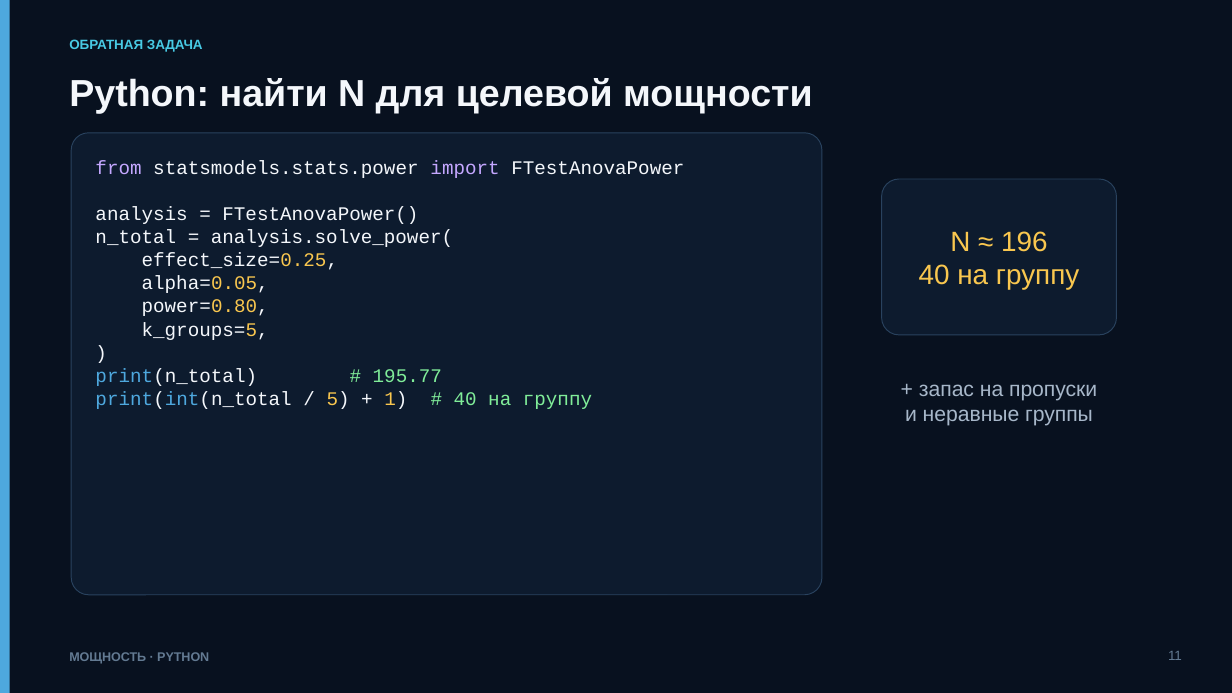
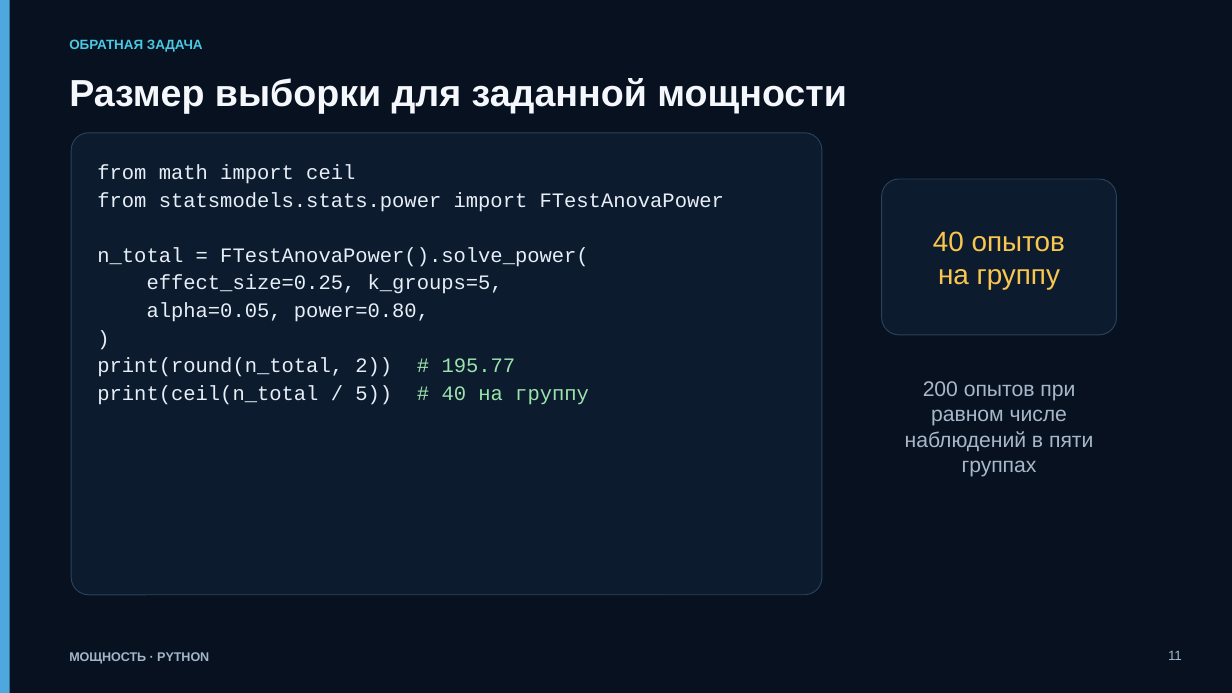
Before and after one commit to ashrpv/computer_science_in_nanoscience, a slide deck: slide 11 of slides/07-random_effects_and_blocks.pptx. Drawn at 1232x693 pixels with LibreOffice and Linux fonts; fonts in the diff are those of the drawing. Boxes give left, top, right and bottom in pixels: in the first picture for what was removed or moved away, otherwise in the second. Text is boxed around its words. In the diff, an @@ line names an element or a change of style, - is before the commit and + after.

```diff
--- a/slides/07-random_effects_and_blocks.pptx
+++ b/slides/07-random_effects_and_blocks.pptx
@@ text at (69, 78, 847, 113): text changed @@
-Python: найти N для целевой мощности
+Размер выборки для заданной мощности
@@ text in rounded rectangle at (97, 165, 355, 184): paragraph added @@
+from math import ceil
@@ text in rounded rectangle at (97, 192, 724, 212): size 15 to 16 pt in "from statsmodels.stats.power import FTestAnovaPower", ")"; text colour #C4A7FF to #E6EEF7 in "from import"; text colour #F4F7FB to #E6EEF7 in "statsmodels.stats.power FTestAnovaPower", ")"; line spacing 1 to 1.12 @@
@@ text at (933, 231, 1065, 290): text changed @@
-N ≈ 196
-40 на группу
+40 опытов
+на группу
@@ text in rounded rectangle at (97, 247, 589, 322): text changed; size 15 to 16 pt; text colour #F4F7FB to #E6EEF7 @@
-analysis = FTestAnovaPower()
-n_total = analysis.solve_power(
-effect_size=0.25,
-alpha=0.05,
-power=0.80,
-k_groups=5,
+n_total = FTestAnovaPower().solve_power(
+effect_size=0.25, k_groups=5,
+alpha=0.05, power=0.80,
@@ text in rounded rectangle at (97, 358, 589, 405): text changed; size 15 to 16 pt; text colour #F4F7FB to #E6EEF7 @@
-print(n_total) # 195.77
-print(int(n_total / 5) + 1) # 40 на группу
+print(round(n_total, 2)) # 195.77
+print(ceil(n_total / 5)) # 40 на группу
@@ text at (905, 381, 1093, 477): text changed @@
-+ запас на пропуски
-и неравные группы
+200 опытов при равном числе наблюдений в пяти группах
@@ text "МОЩНОСТЬ · PYTHON" at (69, 652, 209, 664): text colour #637A92 to #A2B5C9 @@
@@ text "11" at (1168, 651, 1182, 660): text colour #637A92 to #A2B5C9 @@
```
Also in this commit, not shown: 40 other slides changed, 2 slides added, 2 slides removed, 8 other files.
